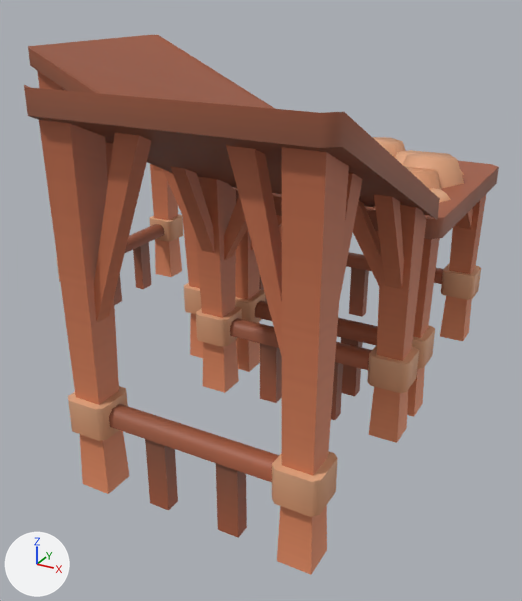
A saved change to the FBX model asset/Model/golf.fbx.
Before and after are seen from a 50 mm lens placed at (2.87, -7.63, 4.19), pointed at (-0.6, -1.32, 1.03). Every picture has the same lights, and +X, +Y and +Z are marked at lower left. The older version comes first.

The older version as bpy lines, for what is in view:
```python
me_scene_012 = bpy.data.meshes.new('Scene.012')
me_scene_012.from_pydata(...)  # 920 vertices, 1354 faces; spans x -3.79..1.25, y -3.79..1.27, z 0.0..3.52
# faces by material slot: [1068, 286]
me_scene_012.materials.append(mat_colormap_006)  # picture img_colormap_png
me_scene_012.materials.append(mat_colormap_007)  # picture img_colormap_png
ob_structure_fence = bpy.data.objects.new('structure-fence', me_scene_012)
ob_structure_fence.location = (0.0, 0.0, 0.0)
```
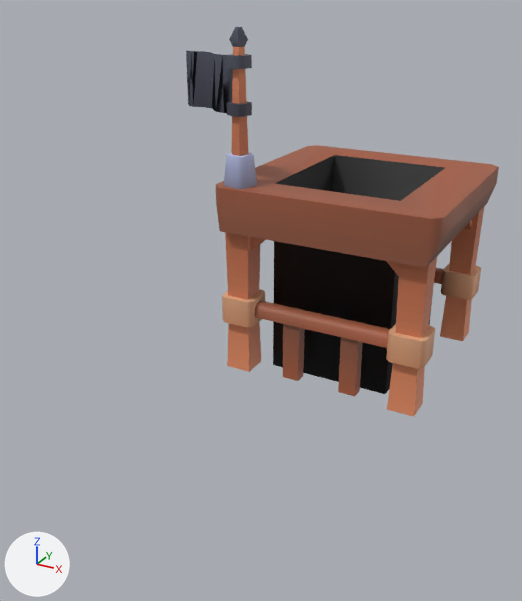
What differs and where, as boxes [x1, y1, x2, y2] in the pictures (522 x 601 px):
'structure-fence', reshaped (34% narrower, 28% shorter)
    before: [24, 35, 499, 575]
    after: [186, 27, 499, 417]
part 1 of me_scene_012, added
    after: [186, 50, 233, 113]
part 2 of me_scene_012, added (brown)
    after: [229, 27, 248, 156]
part 3 of me_scene_012, added
    after: [227, 102, 252, 117]
part 4 of me_scene_012, added
    after: [226, 54, 252, 69]
part 5 of me_scene_012, added
    after: [224, 153, 257, 189]
part 6 of me_scene_012, deleted (brown)
    before: [24, 70, 464, 575]
part 7 of me_scene_012, cut back
    before: [28, 35, 492, 239]
    after: [216, 145, 496, 394]

The change, as a diff of the scene's bpy script:
```diff
--- a/asset/Model/golf.fbx.py
+++ b/asset/Model/golf.fbx.py
@@ me_scene_012 @@
 # used by ob_structure_fence; location = (0.0, 0.0, 0.0)
-me_scene_012.from_pydata(...)  # 920 vertices, 1354 faces; spans x -3.79..1.25, y -3.79..1.27, z 0.0..3.52
+me_scene_012.from_pydata(...)  # 338 vertices, 492 faces; spans x -1.85..1.25, y -1.25..1.25, z -0.03..3.79
+# me_scene_012 part 1: a new loose piece of 18 vertices spanning x -1.85..-1.08, y -1.03..-0.74, z 2.94..3.52, in mat_colormap_007 (picture img_colormap_png)
+# me_scene_012 part 2: a new loose piece of 16 vertices spanning x -1.1..-0.92, y -1.12..-0.94, z 2.16..3.79, in mat_colormap_007 (picture img_colormap_png)
+# me_scene_012 part 3: a new loose piece of 16 vertices spanning x -1.14..-0.89, y -1.15..-0.91, z 2.94..3.06, in mat_colormap_007 (picture img_colormap_png)
+# me_scene_012 part 4: a new loose piece of 16 vertices spanning x -1.14..-0.89, y -1.15..-0.91, z 3.41..3.53, in mat_colormap_007 (picture img_colormap_png)
+# me_scene_012 part 5: a new loose piece of 16 vertices spanning x -1.19..-0.83, y -1.21..-0.85, z 2.16..2.53, in mat_colormap_007 (picture img_colormap_png)
+# me_scene_012 part 6: 60 loose pieces with 656 vertices, spanning x -3.74..1.25, y -3.79..1.22, z 0.0..3.52, are deleted
+# me_scene_012 part 7
+# 16 vertices are removed from x -3.79..-1.29, y -1.23..1.27, z 2.24..3.52
+# 30 faces are deleted
+# 4 vertices in x -1.15..1.15, y -1.25..1.25, z 2.0 move by (0.0, 0.0, -0.29)
+# 8 vertices are added at x -0.71..0.71, y -0.81..0.81, z -0.03..2.2
+# 10 new faces join them, mat_colormap_006 (picture img_colormap_png)
 me_scene_012.materials.append(mat_colormap_006)
```
